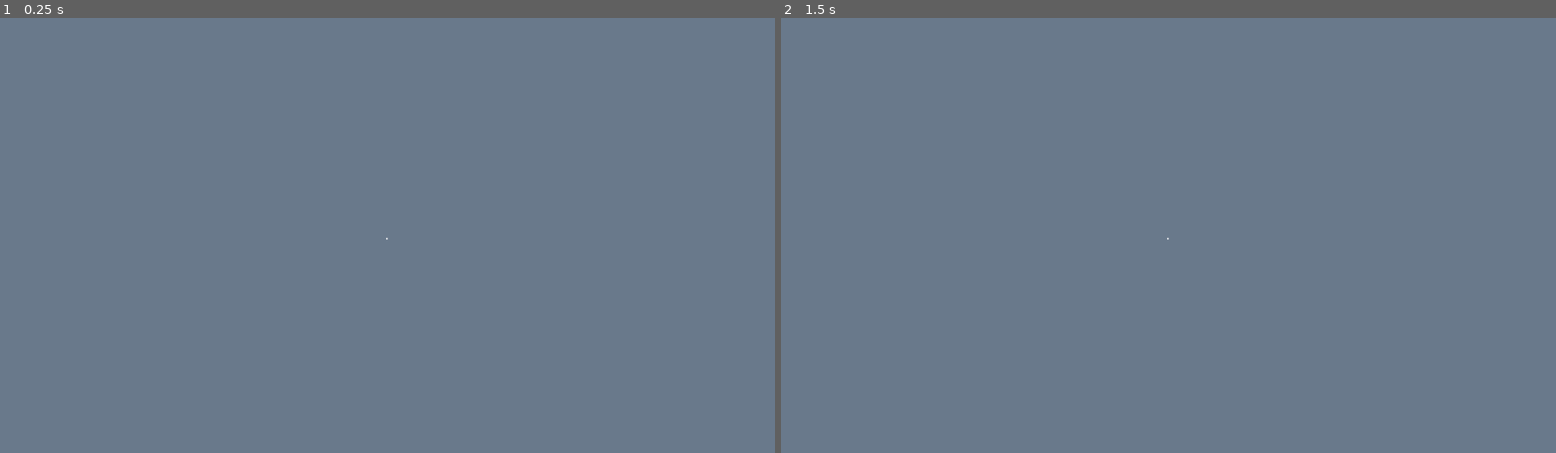
Above: before the commit, frames 1-2 (left to right).
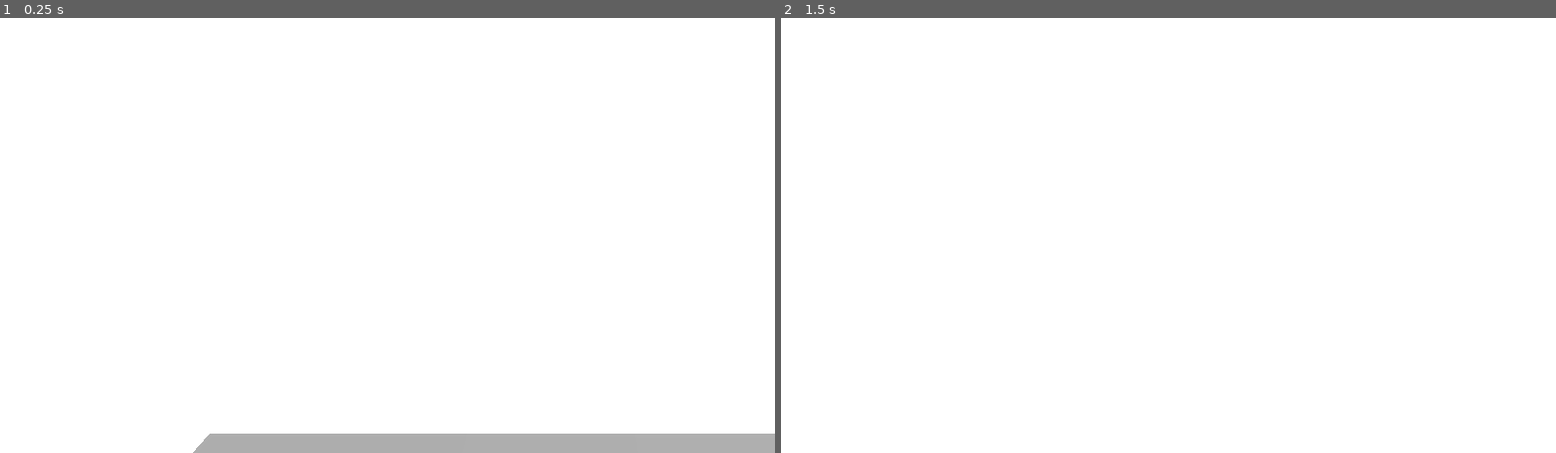
Above: after the commit, the same moments.

Repository: LesPaulLord/firstperson_game
Game: Godot game, scene res://levels/main_level.tscn
The game is run twice, just before and just after one commit, with the same random seed, the same clock (stepped at 60 frames per second) and the same inputs. Before the commit the project starts from res://levels/MainLevel.tscn.
Inputs (mouse positions are in pixels of both pictures, inside the frame that each line leads up to):
- Up to frame 1 (0.25 s): no input
- Up to frame 2 (1.5 s): tap Enter (ui_accept) at 0.5, 0.77, 1.25 s; move the mouse to (1207, 235) at 0.52 s; hold W (ui_up) from 0.53 s (still down); tap E (Interact) at 0.6 s; move the mouse to (1129, 235) at 1.27 s; tap F at 1.35 s

The runs differ from the first frame. In frame 1, 100% of the frame differs, in the area x 0-100%, y 0-100%; in frame 2, 100%.
Error before the commit: Attempt to call function 'set_text' in base 'null instance' on a null instance. (res://assets/player/Interaction.gd:29)

Commit message:
changes made to main level geo

Diff:
--- a/assets/player/Interaction.gd
+++ b/assets/player/Interaction.gd
@@ -4,7 +4,7 @@
 
 var current_collider
 
-@onready var interaction_label = get_node("/root/GymProg01Door/UI/Label")
+@onready var interaction_label = get_node("/root/MainLevel/UI/Label")
 
 func _ready():
 	set_interaction_text("")
--- a/assets/player/Player.tscn
+++ b/assets/player/Player.tscn
@@ -1,19 +1,17 @@
-[gd_scene load_steps=5 format=3 uid="uid://dgpjxoygnvyy4"]
+[gd_scene load_steps=4 format=3 uid="uid://dgpjxoygnvyy4"]
 
 [ext_resource type="Script" path="res://assets/player/Player.gd" id="1_1fhis"]
 [ext_resource type="Script" path="res://assets/player/Interaction.gd" id="2_fh2ib"]
 
-[sub_resource type="CapsuleShape3D" id="CapsuleShape3D_euj4i"]
-
-[sub_resource type="CapsuleShape3D" id="CapsuleShape3D_swcaj"]
+[sub_resource type="CapsuleShape3D" id="CapsuleShape3D_tdn1f"]
 
 [node name="Player" type="CharacterBody3D"]
 disable_mode = 2
 floor_max_angle = 0.802851
 script = ExtResource("1_1fhis")
 
-[node name="body" type="CollisionShape3D" parent="."]
-shape = SubResource("CapsuleShape3D_euj4i")
+[node name="CollisionShape3D" type="CollisionShape3D" parent="."]
+shape = SubResource("CapsuleShape3D_tdn1f")
 
 [node name="rotation_helper" type="Node3D" parent="."]
 transform = Transform3D(1, 0, 0, 0, 1, 0, 0, 0, 1, 0, 0.5, 0)
@@ -33,14 +31,6 @@
 collision_mask = 2
 script = ExtResource("2_fh2ib")
 
-[node name="GrabPosition3D" type="Marker3D" parent="rotation_helper/Camera3D/interaction_raycast"]
-transform = Transform3D(1, 0, 0, 0, 1, 0, 0, 0, 1, 0, 0, -2)
-
-[node name="Area3D" type="Area3D" parent="."]
-
-[node name="CollisionShape3D" type="CollisionShape3D" parent="Area3D"]
-shape = SubResource("CapsuleShape3D_swcaj")
-
 [node name="UI" type="Control" parent="."]
 layout_mode = 3
 anchors_preset = 15
--- a/levels/MainLevel.tscn
+++ /dev/null
@@ -1,37 +0,0 @@
-[gd_scene load_steps=5 format=3 uid="uid://b5lt5m0uqwj0k"]
-
-[ext_resource type="PackedScene" uid="uid://byexxkyi03u5g" path="res://addons/quick_primitives/scenes/Cube.tscn" id="1_7vvow"]
-[ext_resource type="PackedScene" uid="uid://dgpjxoygnvyy4" path="res://assets/player/Player.tscn" id="2_nx5dr"]
-
-[sub_resource type="StandardMaterial3D" id="StandardMaterial3D_affav"]
-albedo_color = Color(0.431373, 0.431373, 0.431373, 1)
-
-[sub_resource type="Environment" id="Environment_1a8nm"]
-background_mode = 1
-background_color = Color(0.243137, 0.278431, 0.321569, 1)
-background_energy_multiplier = 1.7
-sky_custom_fov = 13.5
-ambient_light_color = Color(0.627451, 0.686275, 0.807843, 1)
-ambient_light_energy = 2.15
-
-[node name="MainLevel" type="Node3D"]
-
-[node name="Gameplay" type="Node" parent="."]
-
-[node name="Player" parent="Gameplay" instance=ExtResource("2_nx5dr")]
-transform = Transform3D(-1, 0, 8.74228e-08, 0, 1, 0, -8.74228e-08, 0, -1, -2.49509, 3.08944, -6.54297)
-
-[node name="Environnment" type="Node" parent="."]
-
-[node name="Cube" parent="Environnment" instance=ExtResource("1_7vvow")]
-transform = Transform3D(9.30128, 0, 0, 0, 0.28512, 0, 0, 0, 18.3991, -1.15779, 0, -1.19495)
-material_override = SubResource("StandardMaterial3D_affav")
-skeleton = NodePath("../..")
-
-[node name="Lighting" type="Node" parent="."]
-
-[node name="WorldEnvironment" type="WorldEnvironment" parent="Lighting"]
-environment = SubResource("Environment_1a8nm")
-
-[node name="DirectionalLight3D" type="DirectionalLight3D" parent="Lighting"]
-transform = Transform3D(-1, 0, 0, 0, 0.387934, 0.921687, 0, -0.921687, 0.387934, 0, 3.28565, 0)
--- /dev/null
+++ b/levels/main_level.tscn
@@ -0,0 +1,50 @@
+[gd_scene load_steps=5 format=3 uid="uid://cvlgf3lprgn4"]
+
+[ext_resource type="PackedScene" uid="uid://bxb4we6clsdqp" path="res://assets/Env.tscn" id="1_68sgc"]
+[ext_resource type="PackedScene" uid="uid://dgpjxoygnvyy4" path="res://assets/player/Player.tscn" id="2_t5ga8"]
+
+[sub_resource type="BoxMesh" id="BoxMesh_dotb6"]
+size = Vector3(5, 0.05, 5)
+
+[sub_resource type="BoxShape3D" id="BoxShape3D_kp18y"]
+size = Vector3(5, 0.05, 5)
+
+[node name="MainLevel" type="Node3D"]
+
+[node name="Player" parent="." instance=ExtResource("2_t5ga8")]
+transform = Transform3D(1, 0, 0, 0, 1, 0, 0, 0, 1, -1.15641, 1.03804, -0.351292)
+
+[node name="Env" parent="." instance=ExtResource("1_68sgc")]
+transform = Transform3D(1, 0, 0, 0, 1, 0, 0, 0, 1, -4.6368, 0, 1.25159)
+
+[node name="UI" type="Control" parent="."]
+layout_mode = 3
+anchors_preset = 15
+anchor_right = 1.0
+anchor_bottom = 1.0
+grow_horizontal = 2
+grow_vertical = 2
+
+[node name="Label" type="Label" parent="UI"]
+layout_mode = 1
+anchors_preset = 12
+anchor_top = 1.0
+anchor_right = 1.0
+anchor_bottom = 1.0
+offset_top = -105.0
+grow_horizontal = 2
+grow_vertical = 0
+text = "Press E to interact"
+horizontal_alignment = 1
+vertical_alignment = 1
+
+[node name="Enviro_Meshes" type="Node" parent="."]
+
+[node name="Floor_01" type="MeshInstance3D" parent="Enviro_Meshes"]
+mesh = SubResource("BoxMesh_dotb6")
+skeleton = NodePath("../..")
+
+[node name="StaticBody3D" type="StaticBody3D" parent="Enviro_Meshes/Floor_01"]
+
+[node name="CollisionShape3D" type="CollisionShape3D" parent="Enviro_Meshes/Floor_01/StaticBody3D"]
+shape = SubResource("BoxShape3D_kp18y")
--- a/project.godot
+++ b/project.godot
@@ -11,7 +11,7 @@
 [application]
 
 config/name="Testgit"
-run/main_scene="res://levels/MainLevel.tscn"
+run/main_scene="res://levels/main_level.tscn"
 config/features=PackedStringArray("4.2", "Forward Plus")
 
 [dotnet]
